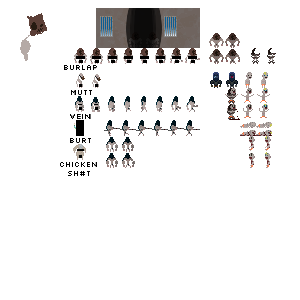
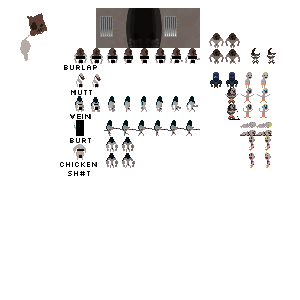
Layers edited between the first and the second 300 × 300 image:
added layer "Visible #1" above "Characters" over [60, 60, 273, 176]
